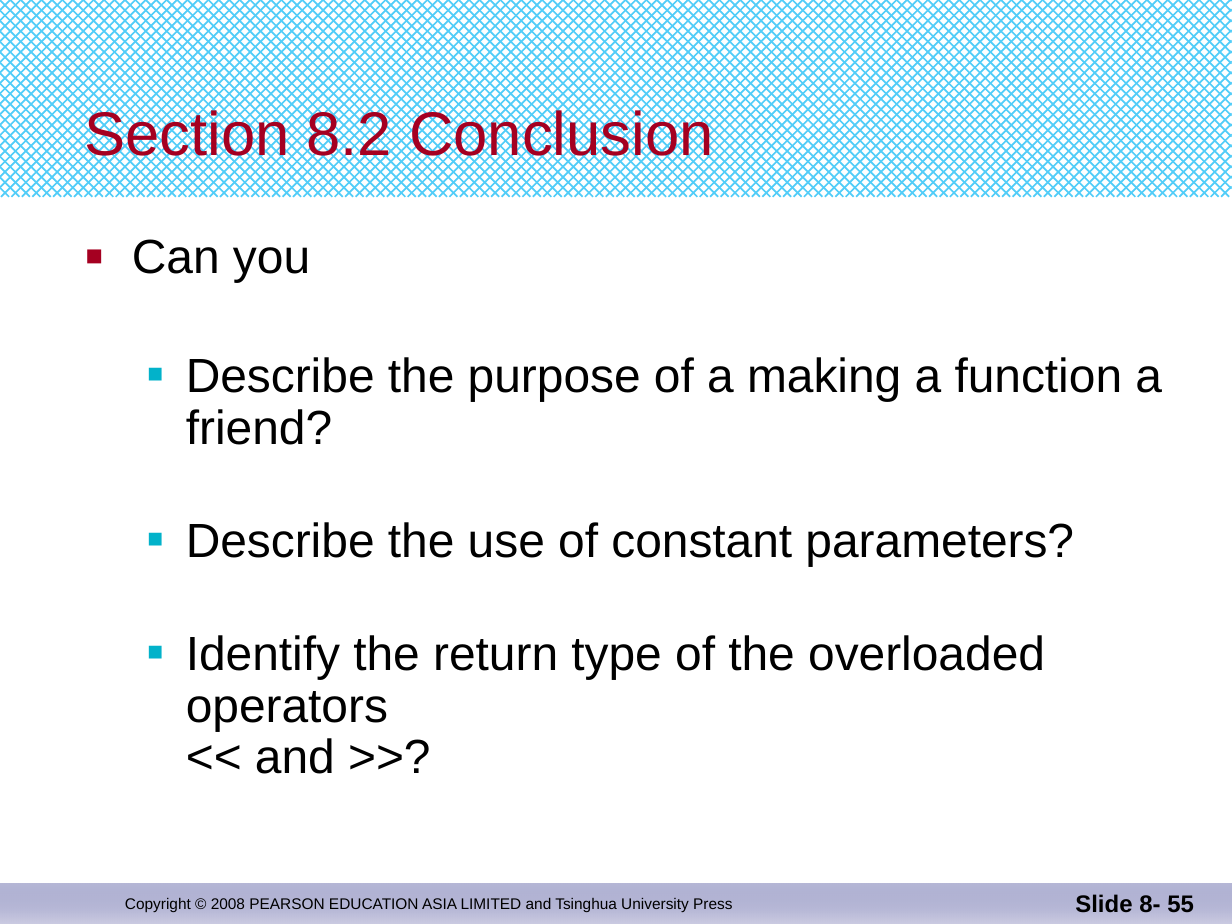
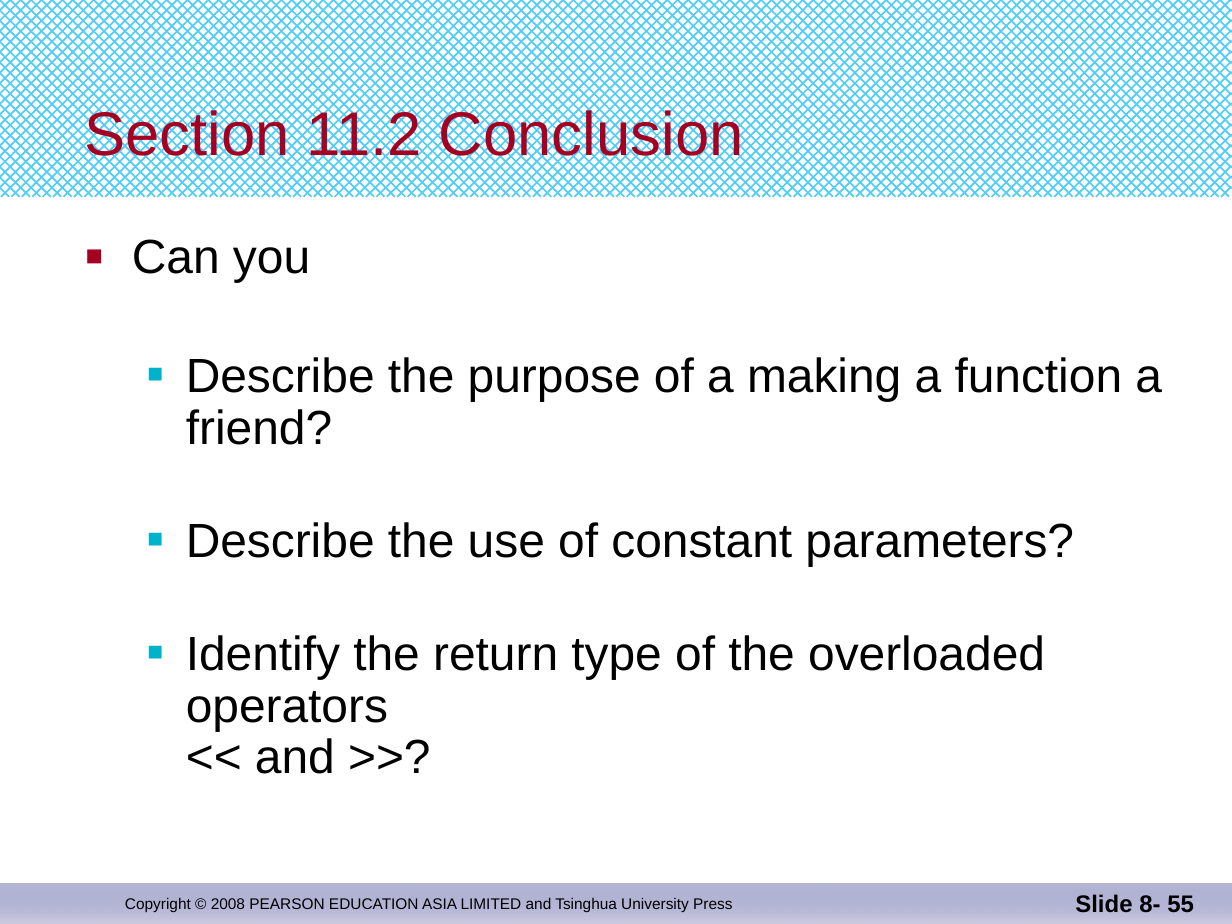
Before and after one commit to djuanbei/CPLUSPLUS, a slide deck: slide 55 of ppt/Chapter 11.pptx. Drawn at 1232x924 pixels with LibreOffice and Linux fonts; fonts in the diff are those of the drawing. Boxes give left, top, right and bottom in pixels: in the first picture for what was removed or moved away, otherwise in the second. Text is boxed around its words. In the diff, an @@ line names an element or a change of style, - is before the commit and + after.

```diff
--- a/ppt/Chapter 11.pptx
+++ b/ppt/Chapter 11.pptx
@@ title at (84,106,744,167): text changed @@
-Section 8.2 Conclusion
+Section 11.2 Conclusion
```
Also in this commit, not shown: 11 other slides changed, 2 slides added, 2 slides removed.
